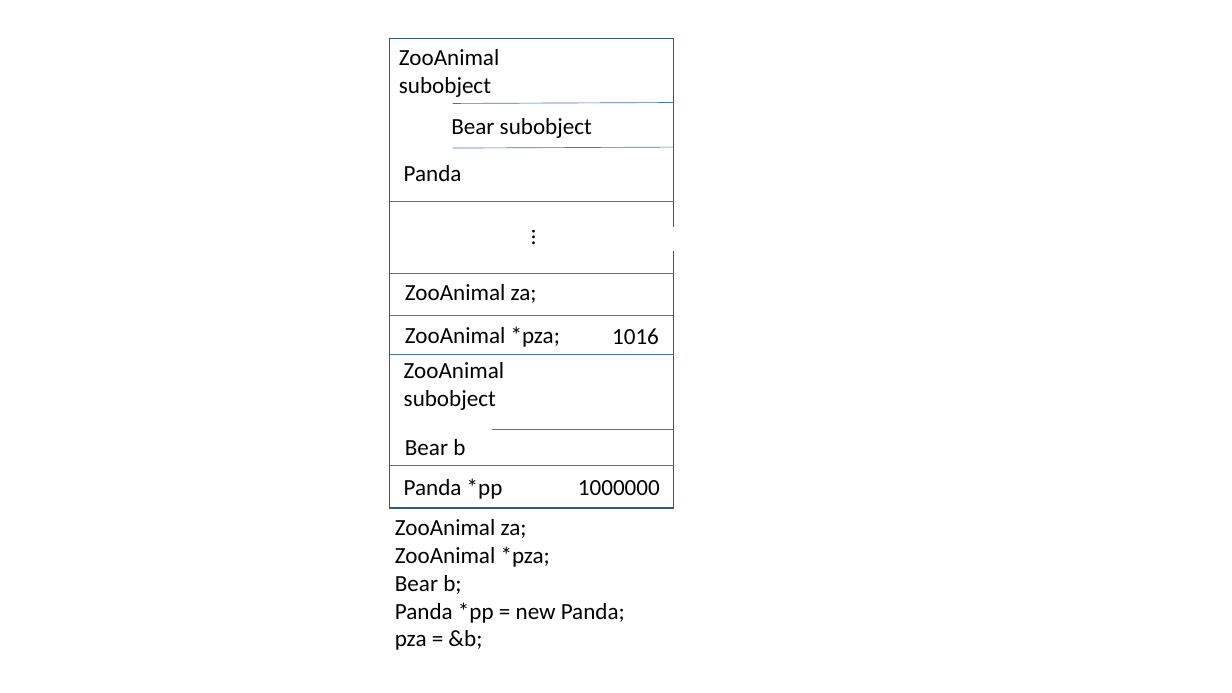
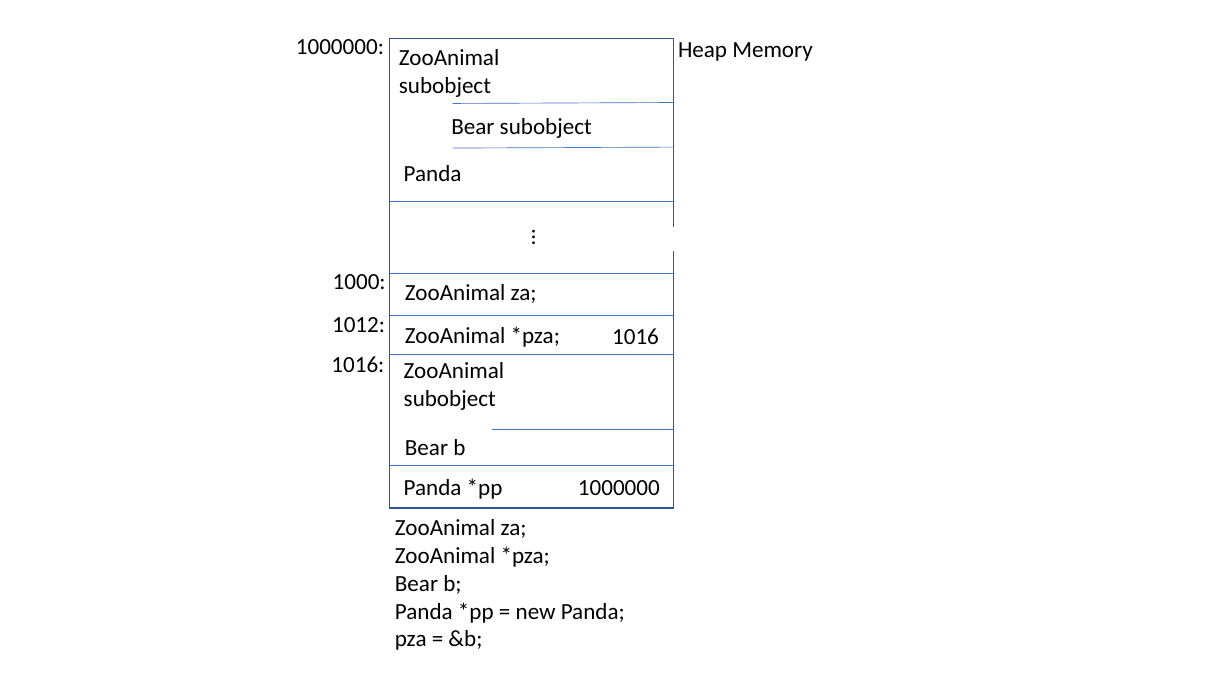
Before and after one commit to dimitarpg13/inside_cpp_object_model, a slide deck: slide 6 of object_lessons/object_lessons.pptx. Drawn at 1232x693 pixels with LibreOffice and Linux fonts; fonts in the diff are those of the drawing. Boxes give left, top, right and bottom in pixels: in the first picture for what was removed or moved away, otherwise in the second. Text is boxed around its words. In the diff, an @@ line names an element or a change of style, - is before the commit and + after.

```diff
--- a/object_lessons/object_lessons.pptx
+++ b/object_lessons/object_lessons.pptx
@@ text added at (296,39,384,54), 18 pt, text #000000 @@
+1000000:
@@ text added at (678,42,812,61), 18 pt, text #000000 @@
+Heap Memory
@@ text added at (333,274,386,289), 18 pt, text #000000 @@
+1000:
@@ text added at (332,317,385,332), 18 pt, text #000000 @@
+1012:
@@ text added at (331,356,384,372), 18 pt, text #000000 @@
+1016:
```
Also in this commit, not shown: 2 other files.
